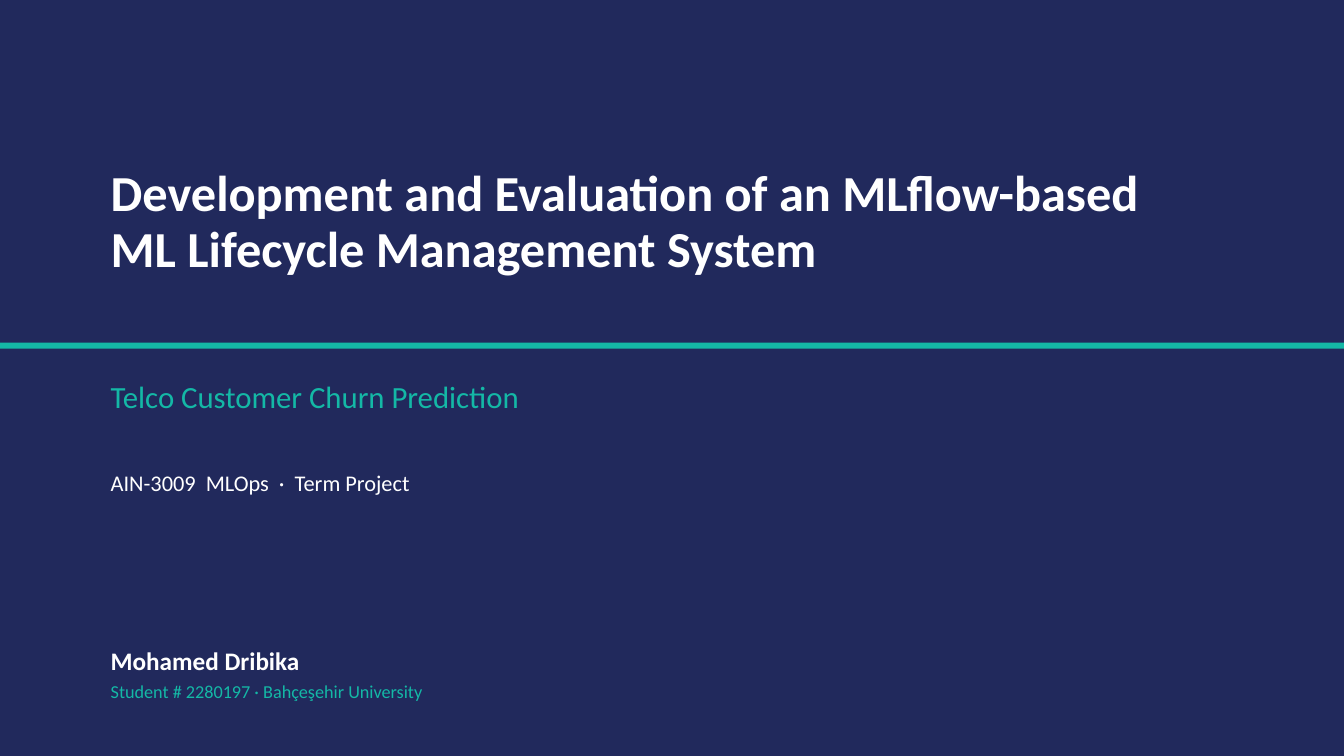
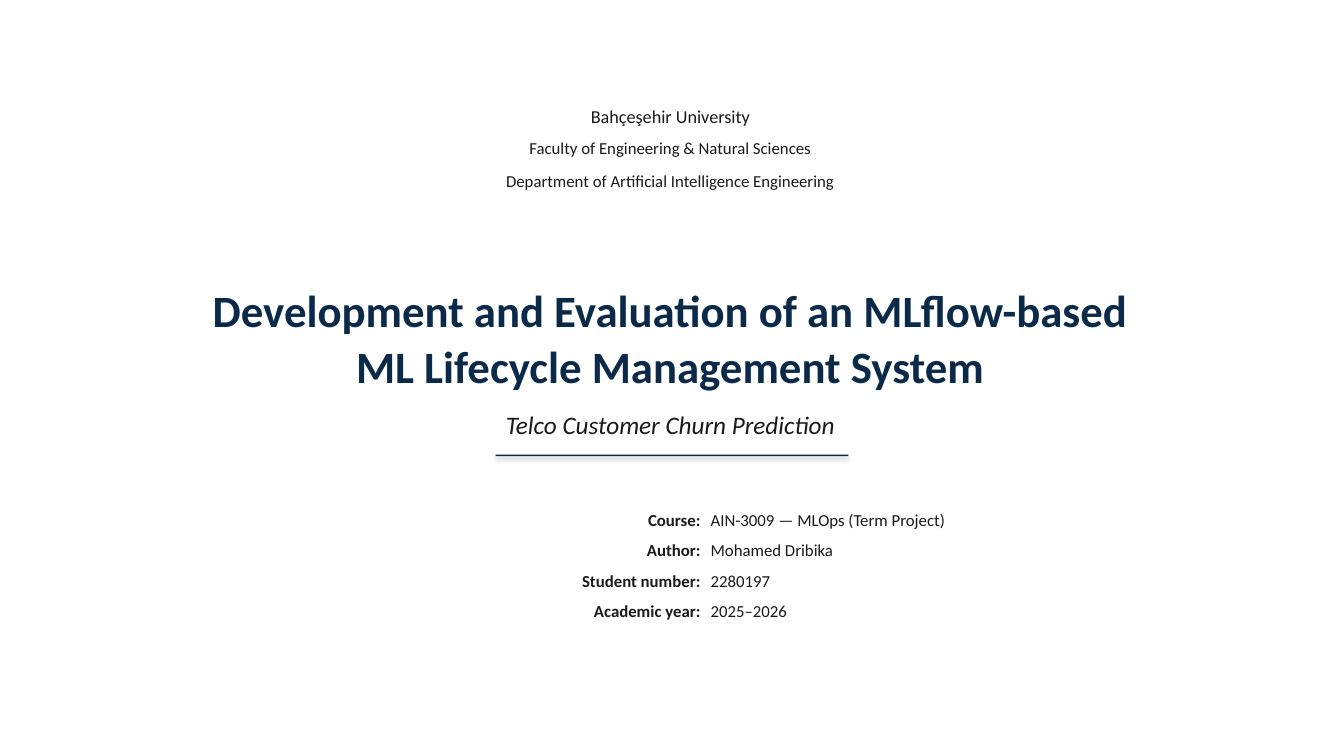
Before and after one commit to mohameddribika/mlops_project, a slide deck: slide 1 of reports/presentation.pptx. Drawn at 1344x756 pixels with LibreOffice and Linux fonts; fonts in the diff are those of the drawing. Boxes give left, top, right and bottom in pixels: in the first picture for what was removed or moved away, otherwise in the second. Text is boxed around its words. In the diff, an @@ line names an element or a change of style, - is before the commit and + after.

Commit message:
Restyle presentation to match academic report
Reworked all 10 slides to the same restrained academic style as the
written report:

  - Cream-white background (was bright/dark navy mix)
  - Deep navy (#0B2A4A) used only as a single accent — headings, table
    headers, and one stat highlight. No more teal/coral gradients
  - Formal title slide: institution → faculty → department block, then
    centred title with thin navy rule, then a right-aligned label / value
    course-info block matching the report cover
  - Each content slide opens with a small "§ N" section marker, the
    title, and a thin horizontal rule — Beamer-style
  - Em-dash bullet markers ("—") instead of round dots — academic look
  - Subtle light-grey cards (was bright white) with hairline borders
  - Code blocks: light grey background, navy heading label
  - Drift-monitoring table now uses hairline row separators, no fills
    except a single subtle alternate row — academic table convention
  - Q&A panel: navy bar with italic 'Questions & discussion' (was a
    big shouting 'Q & A' panel)
  - Consistent footer: thin rule, slide number / title left, author info
    right, both in italic muted grey

```diff
--- a/reports/presentation.pptx
+++ b/reports/presentation.pptx
@@ rectangle at (x1=0, y1=0, x2=1344, y2=756): fill #21295C to #FFFFFF @@
@@ text at (x1=591, y1=110, x2=750, y2=126): text changed; text colour #14B8A6 to #1A1A1A @@
-Student # 2280197 · Bahçeşehir University
+Bahçeşehir University
@@ text added at (x1=529, y1=142, x2=811, y2=157), 12 pt, text #1A1A1A @@
+Faculty of Engineering & Natural Sciences
@@ text added at (x1=506, y1=175, x2=834, y2=190), 12 pt, text #1A1A1A @@
+Department of Artificial Intelligence Engineering
@@ text "Development and Evaluation of an ..." moved from (x1=111, y1=175, x2=1138, y2=219) to (x1=213, y1=295, x2=1126, y2=334) @@
@@ text "Development and Evaluation of an ..." at (x1=213, y1=295, x2=1126, y2=334): size 36 to 32 pt, text colour #FFFFFF to #0B2A4A; alignment left to centre @@
@@ rectangle removed at (x1=0, y1=343, x2=1344, y2=349) @@
@@ text "ML Lifecycle Management System" at (x1=356, y1=351, x2=984, y2=391): size 36 to 32 pt, text colour #FFFFFF to #0B2A4A; alignment left to centre @@
@@ text "ML Lifecycle Management System" moved from (x1=111, y1=231, x2=816, y2=276) to (x1=356, y1=351, x2=984, y2=391) @@
@@ text "Telco Customer Churn Prediction" moved from (x1=111, y1=386, x2=519, y2=408) to (x1=506, y1=416, x2=835, y2=434) @@
@@ text "Telco Customer Churn Prediction" at (x1=506, y1=416, x2=835, y2=434): size 22 to 18 pt, text colour #14B8A6 to #1A1A1A, italic on; alignment left to centre @@
@@ rectangle added at (x1=496, y1=455, x2=849, y2=457), fill #0B2A4A @@
@@ text added at (x1=648, y1=515, x2=700, y2=526), 12 pt, text #1A1A1A, bold @@
+Course:
@@ text "Mohamed Dribika" moved from (x1=111, y1=652, x2=300, y2=670) to (x1=711, y1=544, x2=833, y2=556) @@
@@ text "Mohamed Dribika" at (x1=711, y1=544, x2=833, y2=556): size 18 to 12 pt, text colour #FFFFFF to #1A1A1A, bold off @@
@@ text at (x1=711, y1=514, x2=945, y2=529): text changed; size 16 to 12 pt; text colour #FFFFFF to #1A1A1A @@
-AIN-3009 MLOps · Term Project
+AIN-3009 — MLOps (Term Project)
@@ text added at (x1=647, y1=544, x2=701, y2=556), 12 pt, text #1A1A1A, bold @@
+Author:
@@ text added at (x1=582, y1=575, x2=701, y2=587), 12 pt, text #1A1A1A, bold @@
+Student number:
@@ text added at (x1=711, y1=575, x2=771, y2=587), 12 pt, text #1A1A1A @@
+2280197
@@ text added at (x1=594, y1=605, x2=700, y2=620), 12 pt, text #1A1A1A, bold @@
+Academic year:
@@ text added at (x1=711, y1=605, x2=787, y2=617), 12 pt, text #1A1A1A @@
+2025–2026
```
Also in this commit, not shown: 9 other slides changed.
